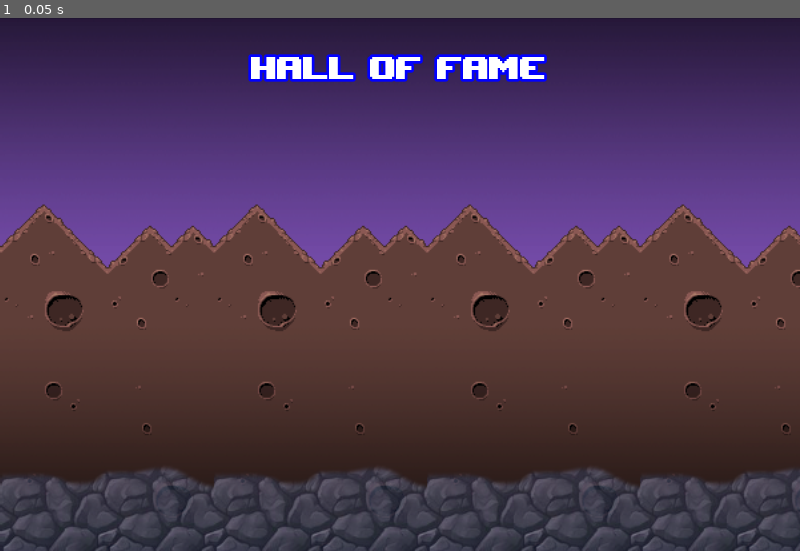
Above: before the commit, frame 1.
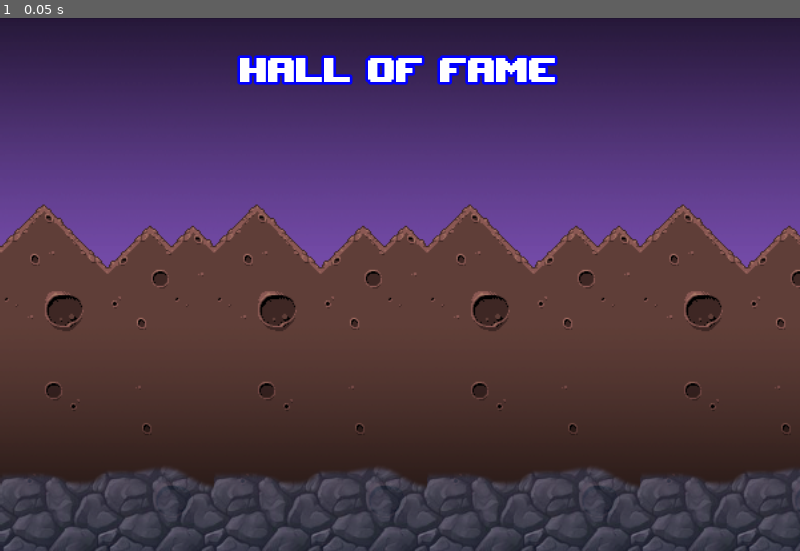
Above: after the commit, the same moment.

Repository: marcossilvano/python-codes
Game: Godot game, scene res://leaderboard/MainScene.tscn
Same seed, same stepped clock (60 frames per second), same inputs: the game is played once before the commit and once after it.
Inputs:
- Up to frame 1 (0.05 s): no input

The runs differ from the first frame. In frame 1, 1.4% of the frame differs, in the area x 29-70%, y 6-13%.

Commit message:
Adding EnterName scene

Diff:
--- /dev/null
+++ b/score_server/GodotHttpClient/leaderboard/EnterName.gd
@@ -0,0 +1,80 @@
+extends Control
+
+export var letters: String = "ABCDEFGHIJKLMNOPQRSTUVWXYZ"
+var nick: Array
+
+var original_color: Color
+
+var buttons: Array
+var current_button = 0
+var last_button = 0
+
+# Called when the node enters the scene tree for the first time.
+func _ready():
+	buttons = get_tree().get_nodes_in_group("button_letter")
+
+	for btn in buttons:
+		#btn.connect("focus_entered", self, "button_focus_entered")
+		#btn.connect("gui_input", self, "button_gui_input")
+		nick.append(0)
+
+	original_color = buttons[0].modulate
+	buttons[0].grab_focus()
+
+
+func set_selected(button: Button, selected: bool):
+	if !button:
+		return
+
+	var color: Color = button.modulate
+
+	if selected:
+		color = Color(1.0, 1.0, 1.0, 1.0)
+	else:
+		color = original_color
+
+	button.modulate = color
+
+
+func button_focus_entered():
+	set_selected(buttons[last_button], false)
+
+	#print("entered " + get_focus_owner().name)
+	set_selected(buttons[current_button], true)
+	last_button = current_button
+
+	buttons[current_button].grab_focus()
+
+	#var button: Button = get_focus_owner()
+	#button.get("custom_fonts/font").outline_size = 0
+
+
+func wrap_around(n: float, left: int, right: int) -> float:
+	if n < left:
+		n = right
+	elif n > right:
+		n = left
+
+	return n
+
+
+func _process(delta):
+	if Input.is_action_just_pressed("ui_up"):
+		nick[current_button] -= 1
+	elif Input.is_action_just_pressed("ui_down"):
+		nick[current_button] += 1
+
+	nick[current_button] = wrap_around(nick[current_button], 0, len(letters)-1)
+
+	if Input.is_action_just_pressed("ui_left"):
+		current_button -= 1;
+	elif Input.is_action_just_pressed("ui_right"):
+		current_button += 1;
+
+	if Input.is_mouse_button_pressed(0):
+		current_button = 0
+
+	current_button = wrap_around(current_button, 0, len(buttons)-1)
+	button_focus_entered()
+
+	buttons[current_button].text = letters[nick[current_button]]
--- /dev/null
+++ b/score_server/GodotHttpClient/leaderboard/EnterName.tscn
@@ -0,0 +1,96 @@
+[gd_scene load_steps=5 format=2]
+
+[ext_resource path="res://fonts/upheaval/upheavtt.ttf" type="DynamicFontData" id=1]
+[ext_resource path="res://leaderboard/EnterName.gd" type="Script" id=2]
+
+[sub_resource type="DynamicFont" id=1]
+resource_local_to_scene = true
+size = 54
+outline_size = 3
+outline_color = Color( 0.00784314, 0, 1, 1 )
+font_data = ExtResource( 1 )
+
+[sub_resource type="DynamicFont" id=2]
+resource_local_to_scene = true
+size = 84
+outline_size = 3
+outline_color = Color( 0.00784314, 0, 1, 1 )
+font_data = ExtResource( 1 )
+
+[node name="Control" type="Control"]
+anchor_right = 1.0
+anchor_bottom = 1.0
+script = ExtResource( 2 )
+
+[node name="VBoxContainer" type="VBoxContainer" parent="."]
+margin_left = 128.0
+margin_top = 64.0
+margin_right = 768.0
+margin_bottom = 512.0
+custom_constants/separation = 50
+
+[node name="Label" type="Label" parent="VBoxContainer"]
+margin_right = 640.0
+margin_bottom = 50.0
+rect_min_size = Vector2( 0, 50 )
+custom_fonts/font = SubResource( 1 )
+text = "ENTER YOUR NAME!"
+align = 1
+valign = 1
+
+[node name="HBoxContainer" type="HBoxContainer" parent="VBoxContainer"]
+margin_top = 100.0
+margin_right = 640.0
+margin_bottom = 182.0
+custom_constants/separation = 5
+alignment = 1
+
+[node name="Button1" type="Button" parent="VBoxContainer/HBoxContainer" groups=["button_letter"]]
+modulate = Color( 1, 1, 1, 0.498039 )
+margin_left = 122.0
+margin_right = 197.0
+margin_bottom = 82.0
+rect_min_size = Vector2( 75, 0 )
+custom_fonts/font = SubResource( 2 )
+text = "A"
+icon_align = 1
+
+[node name="Button2" type="Button" parent="VBoxContainer/HBoxContainer" groups=["button_letter"]]
+modulate = Color( 1, 1, 1, 0.498039 )
+margin_left = 202.0
+margin_right = 277.0
+margin_bottom = 82.0
+rect_min_size = Vector2( 75, 0 )
+custom_fonts/font = SubResource( 2 )
+text = "A"
+icon_align = 1
+
+[node name="Button3" type="Button" parent="VBoxContainer/HBoxContainer" groups=["button_letter"]]
+modulate = Color( 1, 1, 1, 0.498039 )
+margin_left = 282.0
+margin_right = 357.0
+margin_bottom = 82.0
+rect_min_size = Vector2( 75, 0 )
+custom_fonts/font = SubResource( 2 )
+text = "A"
+icon_align = 1
+
+[node name="Button4" type="Button" parent="VBoxContainer/HBoxContainer" groups=["button_letter"]]
+modulate = Color( 1, 1, 1, 0.498039 )
+margin_left = 362.0
+margin_right = 437.0
+margin_bottom = 82.0
+rect_min_size = Vector2( 75, 0 )
+custom_fonts/font = SubResource( 2 )
+text = "A"
+icon_align = 1
+
+[node name="Button5" type="Button" parent="VBoxContainer/HBoxContainer" groups=["button_letter"]]
+modulate = Color( 1, 1, 1, 0.498039 )
+margin_left = 442.0
+margin_right = 517.0
+margin_bottom = 82.0
+rect_min_size = Vector2( 75, 0 )
+custom_fonts/font = SubResource( 2 )
+text = "A"
+icon_align = 1
--- a/score_server/GodotHttpClient/leaderboard/HighscoreTable.gd
+++ b/score_server/GodotHttpClient/leaderboard/HighscoreTable.gd
@@ -14,8 +14,6 @@
 
 # Called when the node enters the scene tree for the first time.
 func _ready():
-	$PanelPadding.visible = false
-
 	# remove placeholder entries
 	get_tree().call_group("highscore_entry", "queue_free")
 
@@ -63,10 +61,6 @@
 		order += 1
 		add_child(entry)
 
-		var padding = $PanelPadding.duplicate()
-		padding.visible = true
-		add_child(padding)
-
 	#_log(scores)
 
 
--- a/score_server/GodotHttpClient/leaderboard/HighscoreTable.tscn
+++ b/score_server/GodotHttpClient/leaderboard/HighscoreTable.tscn
@@ -6,7 +6,8 @@
 [ext_resource path="res://leaderboard/ScoreServerHttpRequest.tscn" type="PackedScene" id=4]
 
 [sub_resource type="DynamicFont" id=1]
-size = 50
+resource_local_to_scene = true
+size = 54
 outline_size = 3
 outline_color = Color( 0.00784314, 0, 1, 1 )
 font_data = ExtResource( 2 )
@@ -18,6 +19,7 @@
 margin_top = 24.0
 margin_right = -132.0
 margin_bottom = -24.0
+custom_constants/separation = 5
 script = ExtResource( 3 )
 entry_scene = ExtResource( 1 )
 
@@ -50,49 +52,42 @@
 text = "ERROR: The server could not be reached."
 align = 1
 
-[node name="PanelPadding" type="Panel" parent="."]
-self_modulate = Color( 1, 1, 1, 0 )
-margin_top = 84.0
-margin_right = 640.0
-margin_bottom = 89.0
-rect_min_size = Vector2( 0, 5 )
-
 [node name="Entry1" parent="." instance=ExtResource( 1 )]
 anchor_right = 0.0
 anchor_bottom = 0.0
 margin_left = 0.0
-margin_top = 93.0
+margin_top = 85.0
 margin_right = 640.0
-margin_bottom = 143.0
+margin_bottom = 135.0
 
 [node name="Entry2" parent="." instance=ExtResource( 1 )]
 anchor_right = 0.0
 anchor_bottom = 0.0
 margin_left = 0.0
-margin_top = 147.0
+margin_top = 140.0
 margin_right = 640.0
-margin_bottom = 197.0
+margin_bottom = 190.0
 
 [node name="Entry3" parent="." instance=ExtResource( 1 )]
 anchor_right = 0.0
 anchor_bottom = 0.0
 margin_left = 0.0
-margin_top = 201.0
+margin_top = 195.0
 margin_right = 640.0
-margin_bottom = 251.0
+margin_bottom = 245.0
 
 [node name="Entry4" parent="." instance=ExtResource( 1 )]
 anchor_right = 0.0
 anchor_bottom = 0.0
 margin_left = 0.0
-margin_top = 255.0
+margin_top = 250.0
 margin_right = 640.0
-margin_bottom = 305.0
+margin_bottom = 300.0
 
 [node name="Entry5" parent="." instance=ExtResource( 1 )]
 anchor_right = 0.0
 anchor_bottom = 0.0
 margin_left = 0.0
-margin_top = 309.0
+margin_top = 305.0
 margin_right = 640.0
-margin_bottom = 359.0
+margin_bottom = 355.0
